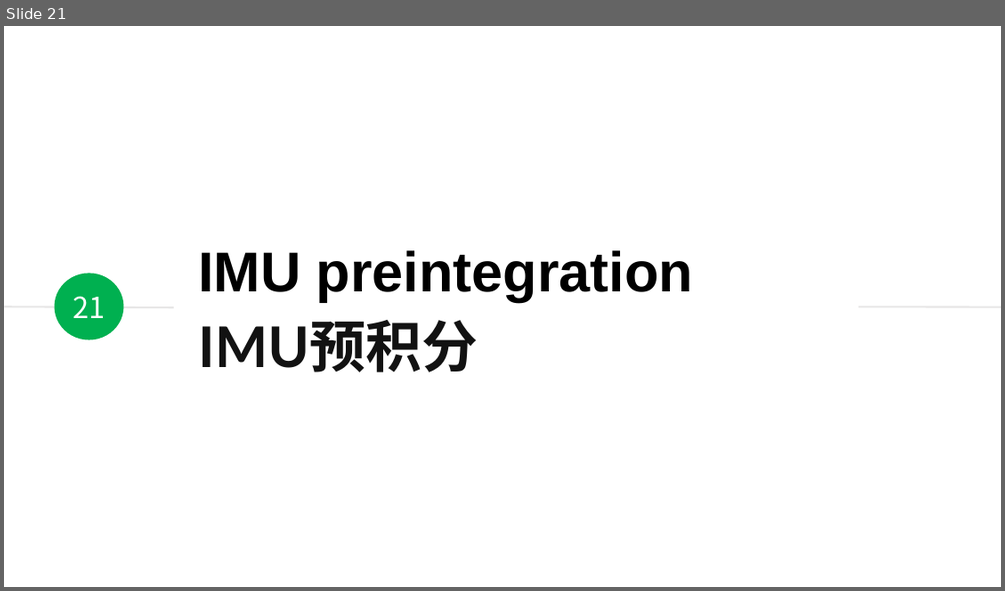
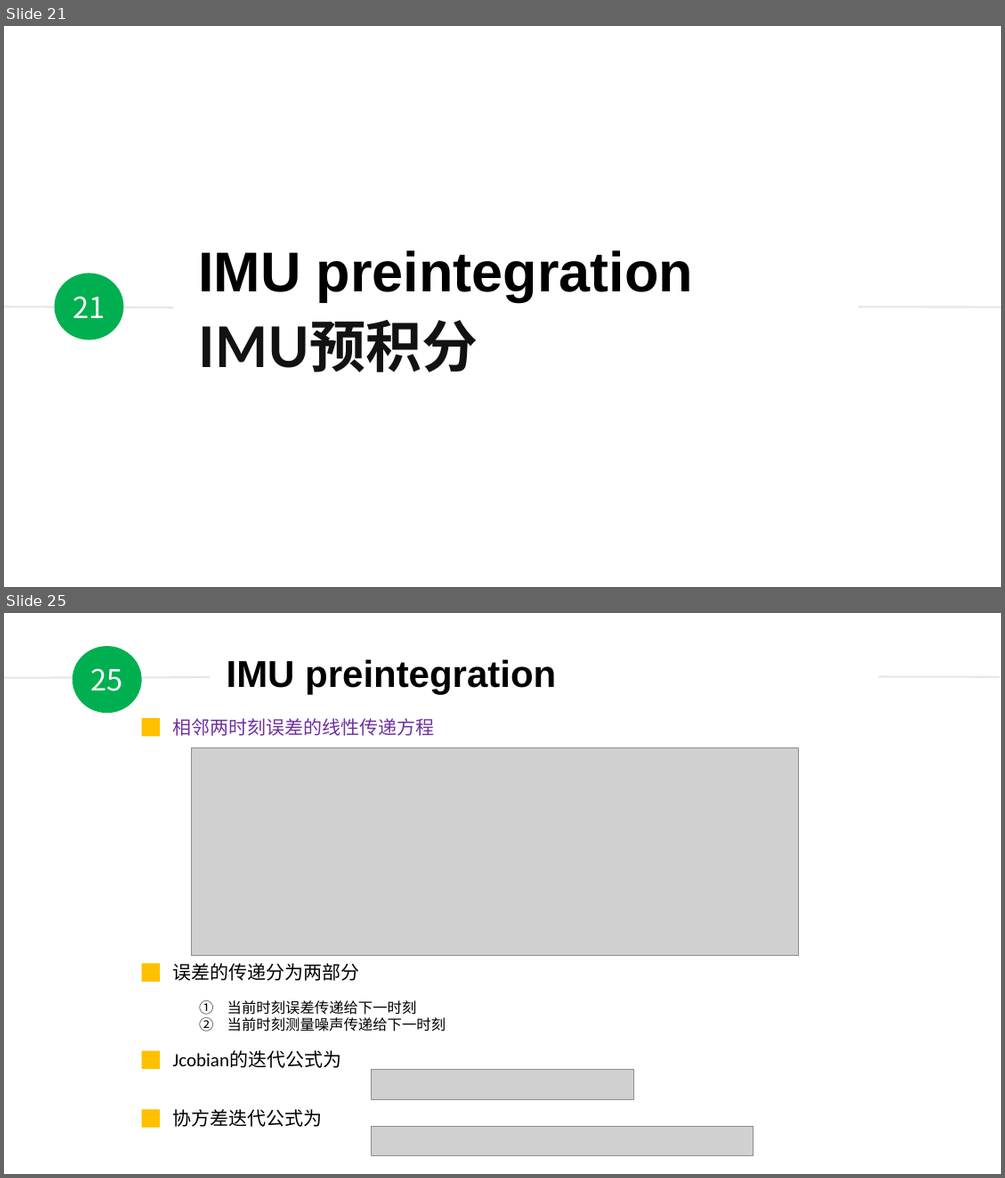
Before and after one commit to duyongquan/LTSLAM, a slide deck: docs/pptx/VINS/09-VINS-IMU预积分.pptx. Shown one above the other, each under a label of ours: slide 21 before the commit, slides 21 and 25 after it; the slides between them are not shown. The pictures are 1005x591 and 1005x1178 pixels, drawn with LibreOffice and Linux fonts; fonts in the diff are those of the drawing; grey boxes stand for pictures. Boxes give left, top, right and bottom in pixels: in the first picture for what was removed or moved away, otherwise in the second. Text is boxed around its words. In the diff, an @@ line names an element or a change of style, - is before the commit and + after.

```diff
--- a/docs/pptx/VINS/09-VINS-IMU预积分.pptx
+++ b/docs/pptx/VINS/09-VINS-IMU预积分.pptx
@@ slide 25 added at [4, 613, 1001, 1174], background #FFFFFF @@
@@ group added at [4, 646, 1000, 713]: 2 lines, 1 ellipse, 1 text @@
+25
+IMU preintegration
@@ rectangle added at [142, 718, 161, 736], fill #FFC000 @@
@@ text added at [173, 718, 435, 736], 18 pt, text #7030A0 @@
+相邻两时刻误差的线性传递方程
@@ picture added at [192, 747, 798, 956] @@
@@ rectangle added at [142, 963, 161, 981], fill #FFC000 @@
@@ text added at [173, 963, 360, 981], 18 pt, text #000000 @@
+误差的传递分为两部分
@@ text added at [227, 1000, 445, 1031], 14 pt, text #000000 @@
+1. 当前时刻误差传递给下一时刻
+2. 当前时刻测量噪声传递给下一时刻
@@ rectangle added at [142, 1051, 161, 1069], fill #FFC000 @@
@@ text added at [173, 1051, 341, 1068], 18 pt, text #000000 @@
+Jcobian的迭代公式为
@@ picture added at [372, 1070, 633, 1100] @@
@@ rectangle added at [142, 1110, 161, 1127], fill #FFC000 @@
@@ text added at [173, 1109, 323, 1127], 18 pt, text #000000 @@
+协方差迭代公式为
@@ picture added at [372, 1126, 753, 1156] @@
```
Also in this commit, not shown: 2 slides changed, 8 other slides added.
